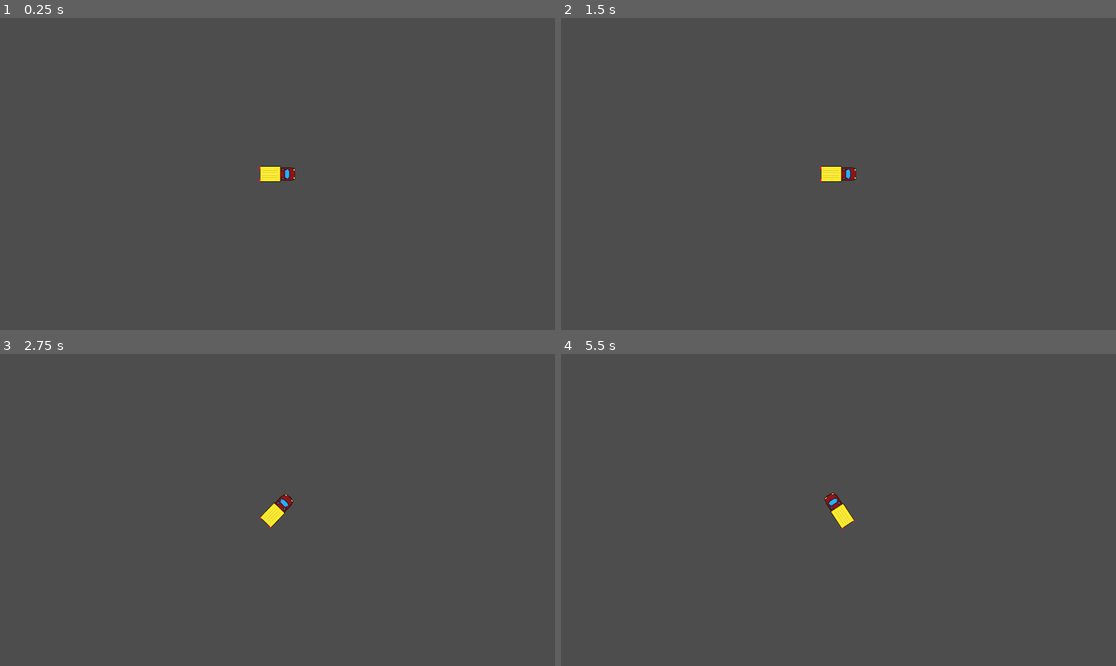
Above: before the commit, frames 1-4 (two rows, left to right).
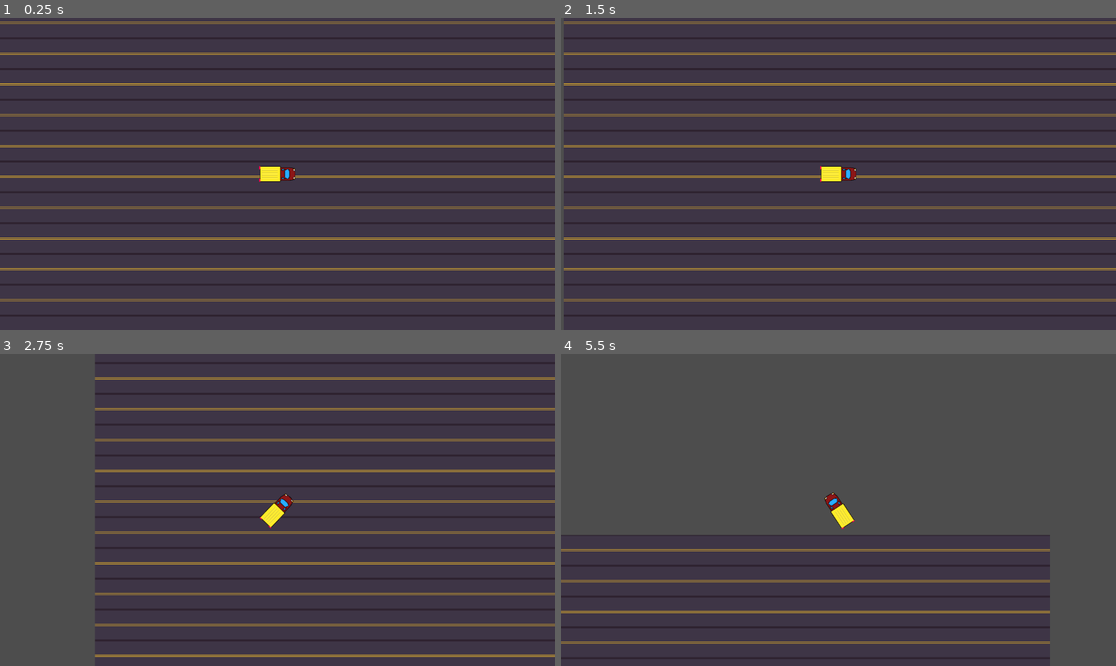
Above: after the commit, the same moments.

Repository: BastianTnd/grand-brew-delivery
Game: Godot game, scene res://Game/game.tscn
Two runs of this game, one before a commit and one after it. Both use one fixed random seed, a clock stepped at 60 frames per second and the inputs below. Before the commit the project starts from res://Player/player.tscn.
Inputs:
- Up to frame 1 (0.25 s): no input
- Up to frame 2 (1.5 s): tap Enter at 0.5 s; hold Right (ui_right) 0.53-1.28 s; tap Space at 1.25 s; hold Down (ui_down) from 1.28 s (still down)
- Up to frame 3 (2.75 s): release Down (ui_down) at 2.03 s; hold Right (ui_right) from 2.03 s (still down)
- Up to frame 4 (5.5 s): release Right (ui_right) at 2.78 s; hold Up (ui_up) 2.78-3.53 s; hold Left (ui_left) 3.53-5.03 s; tap Enter at 5 s; hold Down (ui_down) from 5.03 s (still down)

The runs differ from the first frame. In frame 1, 14% of the frame differs, in the area x 0-100%, y 1-96%; in frame 2, 14%; in frame 3, 12%; in frame 4, 5.5%.

Commit message:
refactor: - Game Node2D Scene added to own folder - renamed to game.tcsn

Diff:
--- /dev/null
+++ b/godot_project/Game/game.tscn
@@ -0,0 +1,11 @@
+[gd_scene format=3 uid="uid://ttbx6s2tnmnb"]
+
+[ext_resource type="PackedScene" uid="uid://bvp0noy8wujyd" path="res://Map/map.tscn" id="1_1erje"]
+[ext_resource type="PackedScene" uid="uid://b43n0r1ks3ath" path="res://Player/player.tscn" id="2_m22wp"]
+
+[node name="Game" type="Node2D" unique_id=916570660]
+
+[node name="Map" parent="." unique_id=1676787412 instance=ExtResource("1_1erje")]
+position = Vector2(-576, -338)
+
+[node name="Player" parent="." unique_id=282871353 instance=ExtResource("2_m22wp")]
--- a/godot_project/project.godot
+++ b/godot_project/project.godot
@@ -11,7 +11,7 @@
 [application]
 
 config/name="Grand Brew Delivery"
-run/main_scene="uid://b43n0r1ks3ath"
+run/main_scene="uid://ttbx6s2tnmnb"
 config/features=PackedStringArray("4.6", "GL Compatibility")
 config/icon="res://icon.svg"
 
